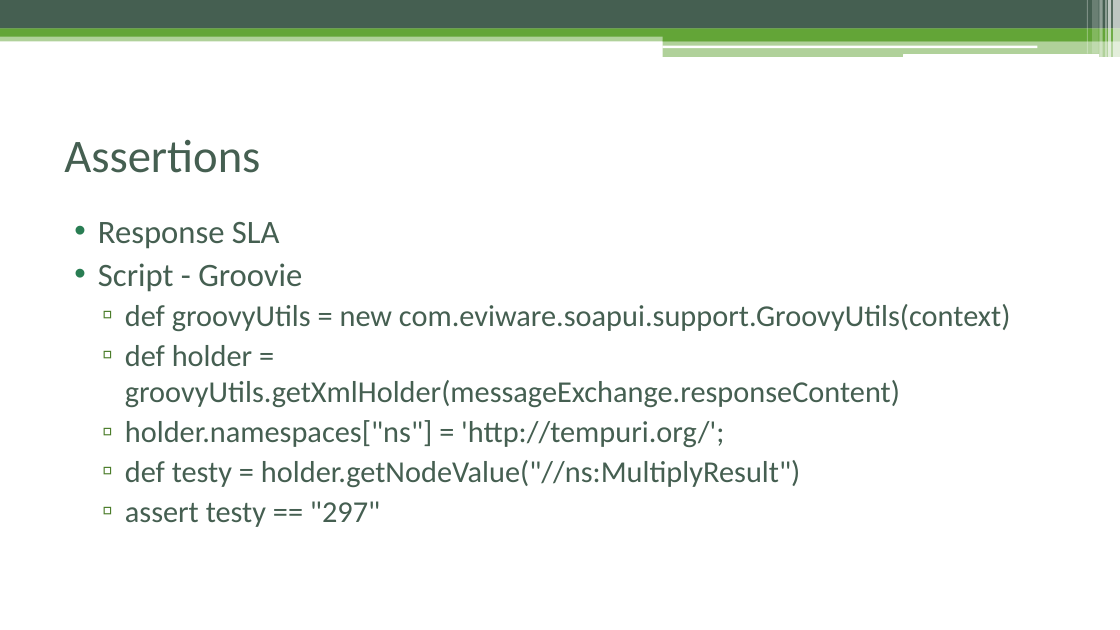
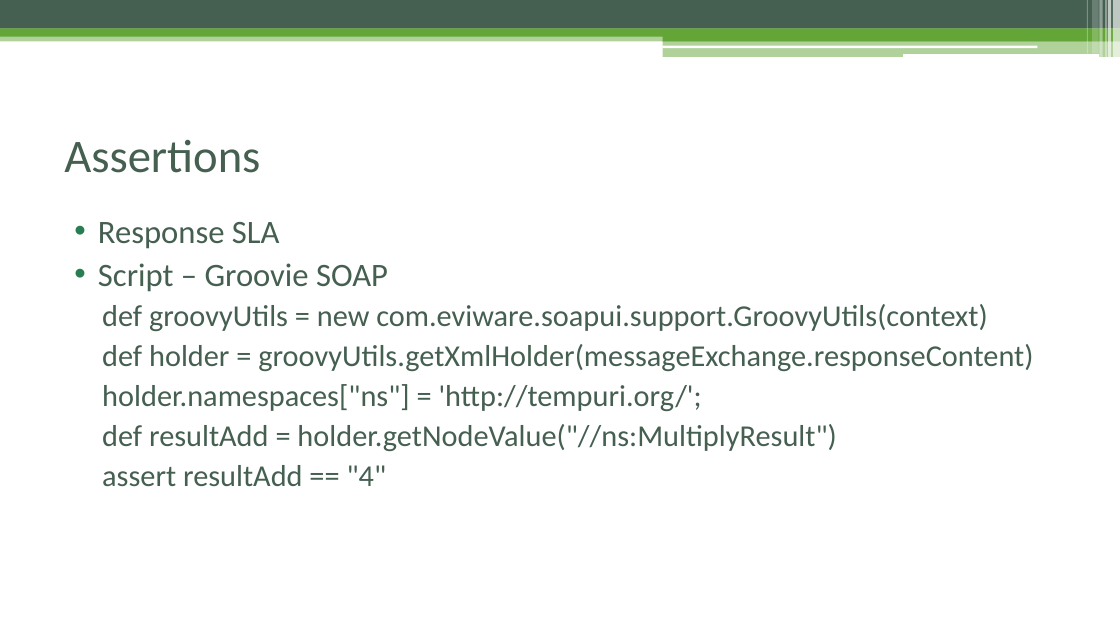
Before and after one commit to czyzyk29/SoapUI_Workshop, a slide deck: slide 32 of Warsztat_soapUI.pptx (slide 33 before the commit). Drawn at 1120x630 pixels with LibreOffice and Linux fonts; fonts in the diff are those of the drawing. Boxes give left, top, right and bottom in pixels: in the first picture for what was removed or moved away, otherwise in the second. Text is boxed around its words. In the diff, an @@ line names an element or a change of style, - is before the commit and + after.

```diff
--- a/Warsztat_soapUI.pptx
+++ b/Warsztat_soapUI.pptx
@@ text at (98, 263, 388, 292): text changed @@
-• Script - Groovie
+• Script – Groovie SOAP
@@ text at (102, 304, 1033, 411): bullet ▫ to none @@
@@ text at (102, 424, 836, 486): text changed @@
-  ▫ def testy = holder.getNodeValue("//ns:MultiplyResult")
-  ▫ assert testy == "297"
+  def resultAdd = holder.getNodeValue("//ns:MultiplyResult")
+  assert resultAdd == "4"
```
Also in this commit, not shown: 13 other slides changed, 1 slide removed, 3 other files.
